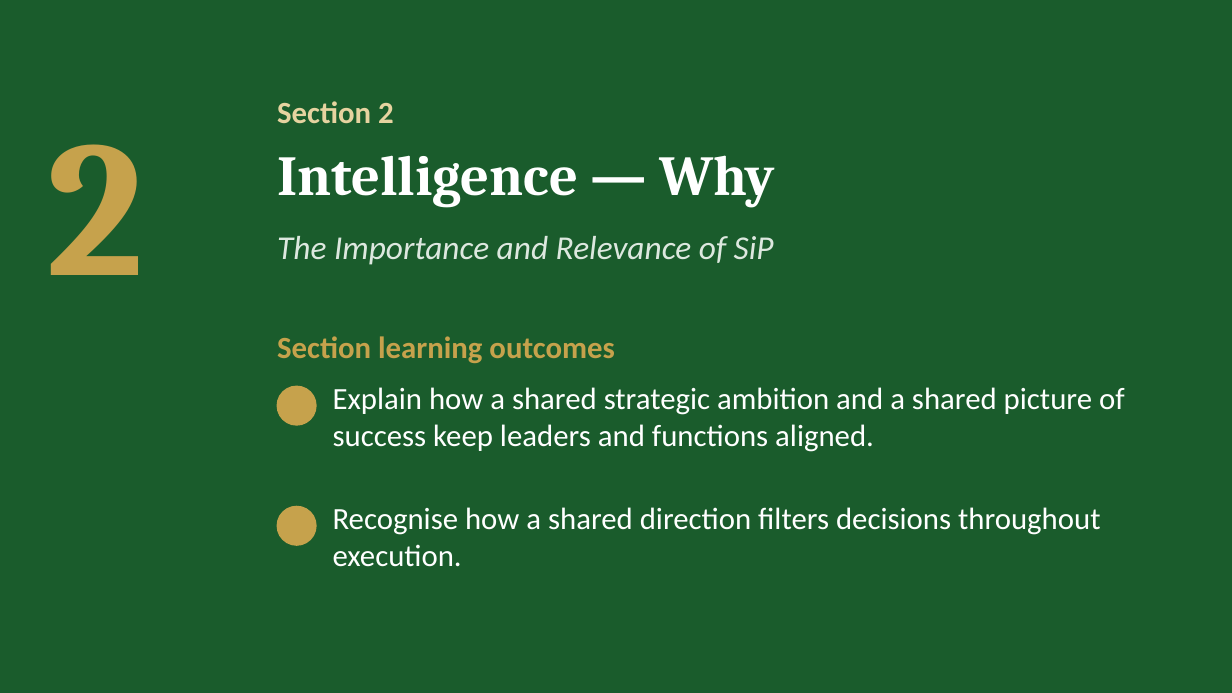
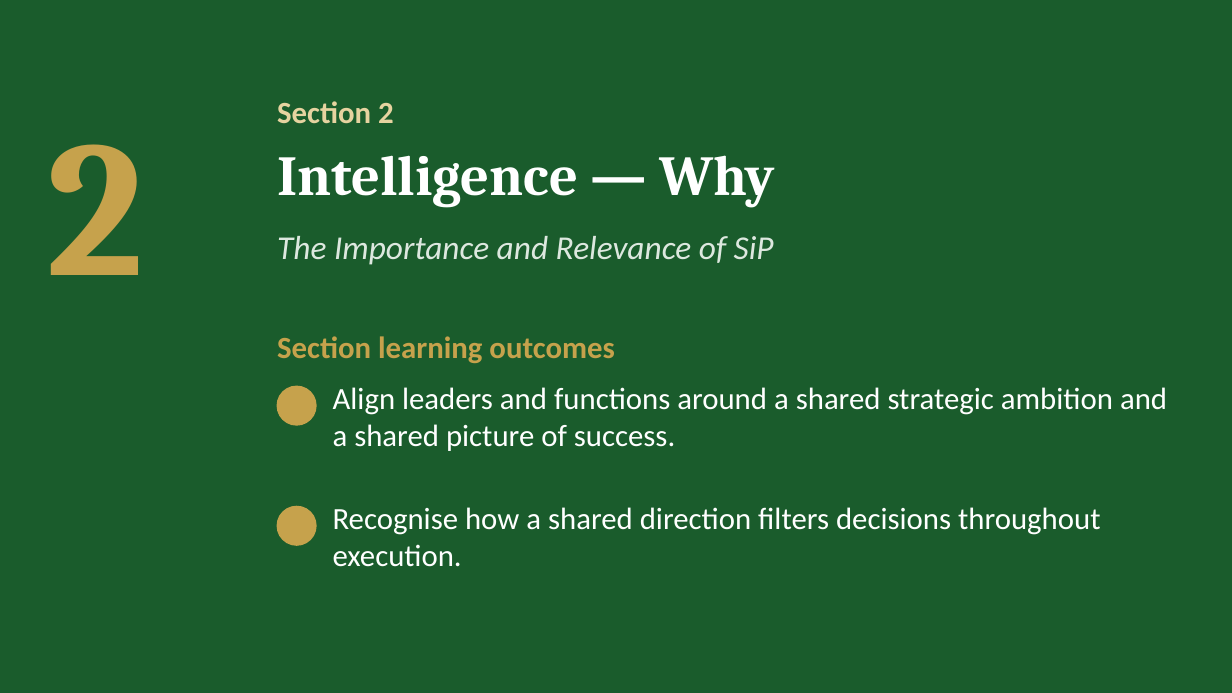
Before and after one commit to IBSL26/ibsl-platform, a slide deck: slide 11 of Unit decks/Unit 02 - Strategy Visioning & Success in Practice (SiP).pptx. Drawn at 1232x693 pixels with LibreOffice and Linux fonts; fonts in the diff are those of the drawing; background and template pictures are left out. Boxes give left, top, right and bottom in pixels: in the first picture for what was removed or moved away, otherwise in the second. Text is boxed around its words. In the diff, an @@ line names an element or a change of style, - is before the commit and + after.

```diff
--- a/Unit decks/Unit 02 - Strategy Visioning & Success in Practice (SiP).pptx
+++ b/Unit decks/Unit 02 - Strategy Visioning & Success in Practice (SiP).pptx
@@ text at <box>333,387,1167,451</box>: text changed @@
-Explain how a shared strategic ambition and a shared picture of success keep leaders and functions aligned.
+Align leaders and functions around a shared strategic ambition and a shared picture of success.
```
Also in this commit, not shown: 1 other slide changed, 28 other files.
